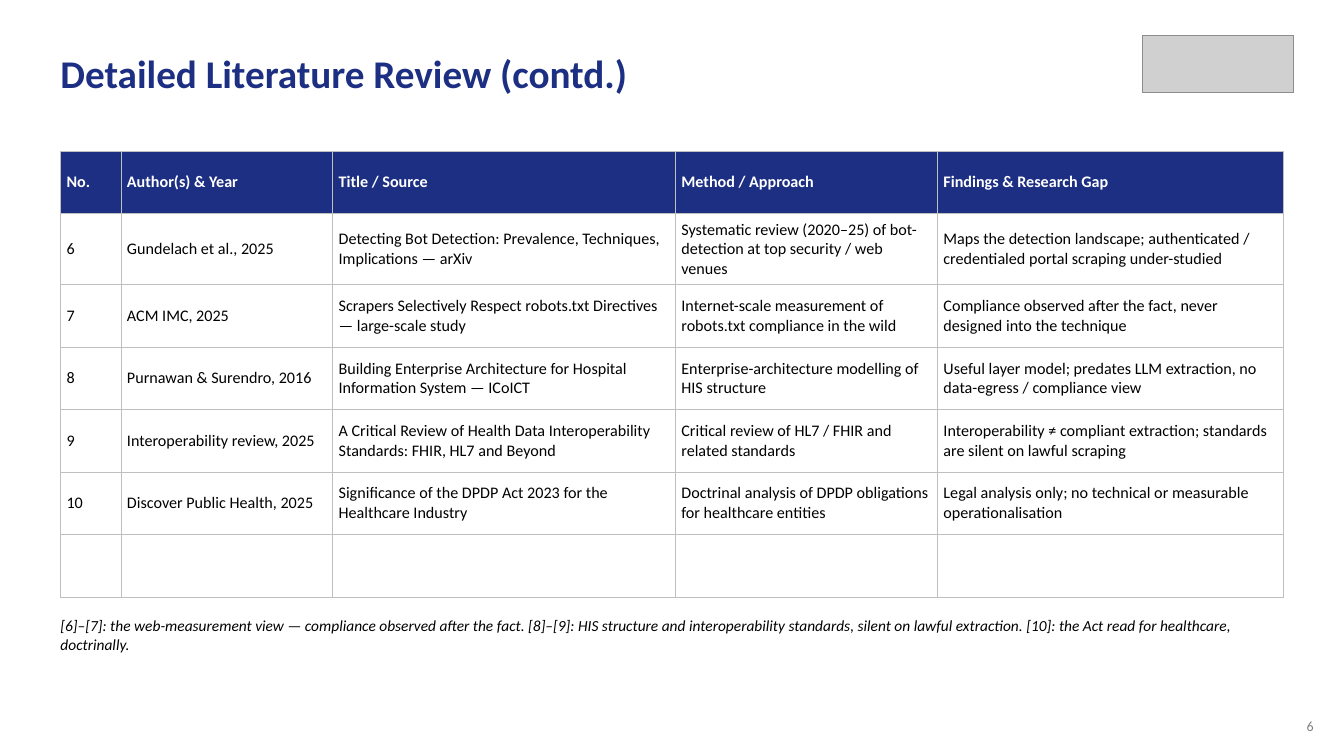
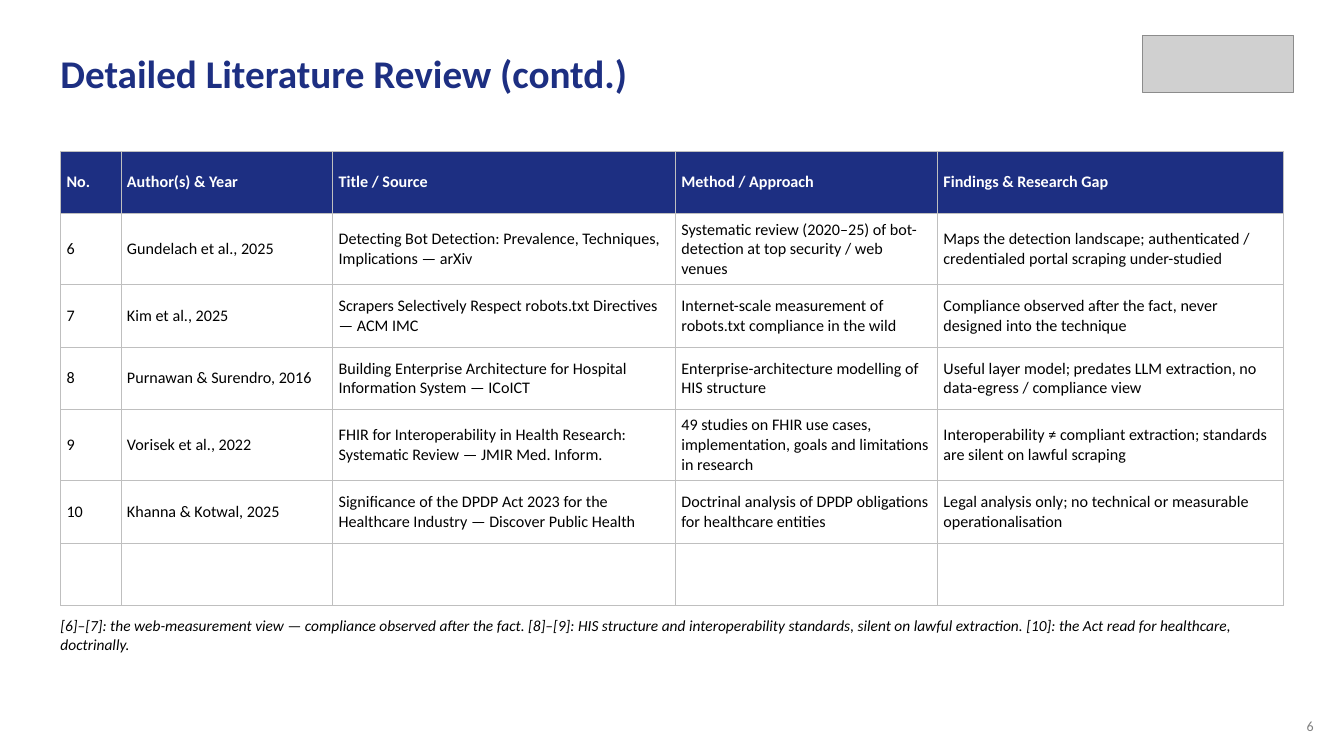
Before and after one commit to aysk1209/his-scraping-dpdp-project, a slide deck: slide 6 of Review-II.pptx. Drawn at 1344x756 pixels with LibreOffice and Linux fonts; fonts in the diff are those of the drawing; grey boxes stand for pictures. Boxes give left, top, right and bottom in pixels: in the first picture for what was removed or moved away, otherwise in the second. Text is boxed around its words. In the diff, an @@ line names an element or a change of style, - is before the commit and + after.

```diff
--- a/Review-II.pptx
+++ b/Review-II.pptx
@@ table at (x1=60, y1=151, x2=1284, y2=589) @@
-row 3, column 2: ACM IMC, 2025
+row 3, column 2: Kim et al., 2025
-row 3, column 3: Scrapers Selectively Respect robots.txt Directives — large-scale study
+row 3, column 3: Scrapers Selectively Respect robots.txt Directives — ACM IMC
-row 5: 9 | Interoperability review, 2025 | A Critical Review of Health Data Interoperability Standards: FHIR, HL7 and Beyond | Critical review of HL7 / FHIR and related standards | Interoperability ≠ compliant extraction; standards are silent on lawful scraping
+row 5: 9 | Vorisek et al., 2022 | FHIR for Interoperability in Health Research: Systematic Review — JMIR Med. Inform. | 49 studies on FHIR use cases, implementation, goals and limitations in research | Interoperability ≠ compliant extraction; standards are silent on lawful scraping
-row 6, column 2: Discover Public Health, 2025
+row 6, column 2: Khanna & Kotwal, 2025
-row 6, column 3: Significance of the DPDP Act 2023 for the Healthcare Industry
+row 6, column 3: Significance of the DPDP Act 2023 for the Healthcare Industry — Discover Public Health
```
Also in this commit, not shown: 2 other slides changed, 4 other files.
